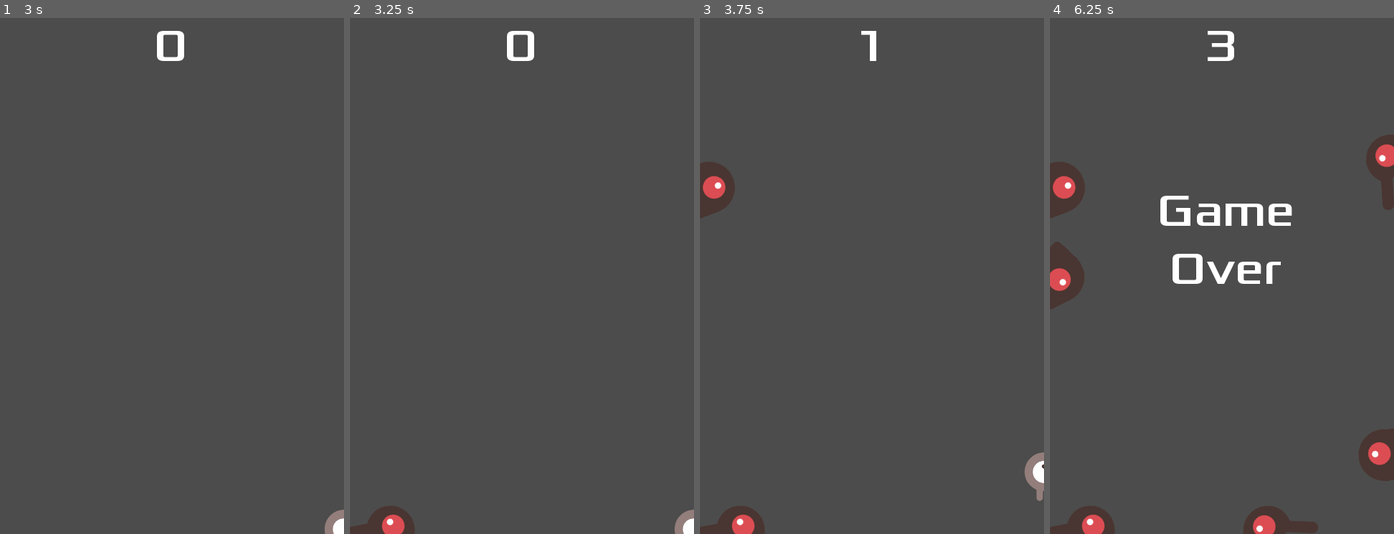
Above: before the commit, frames 1-4 (left to right).
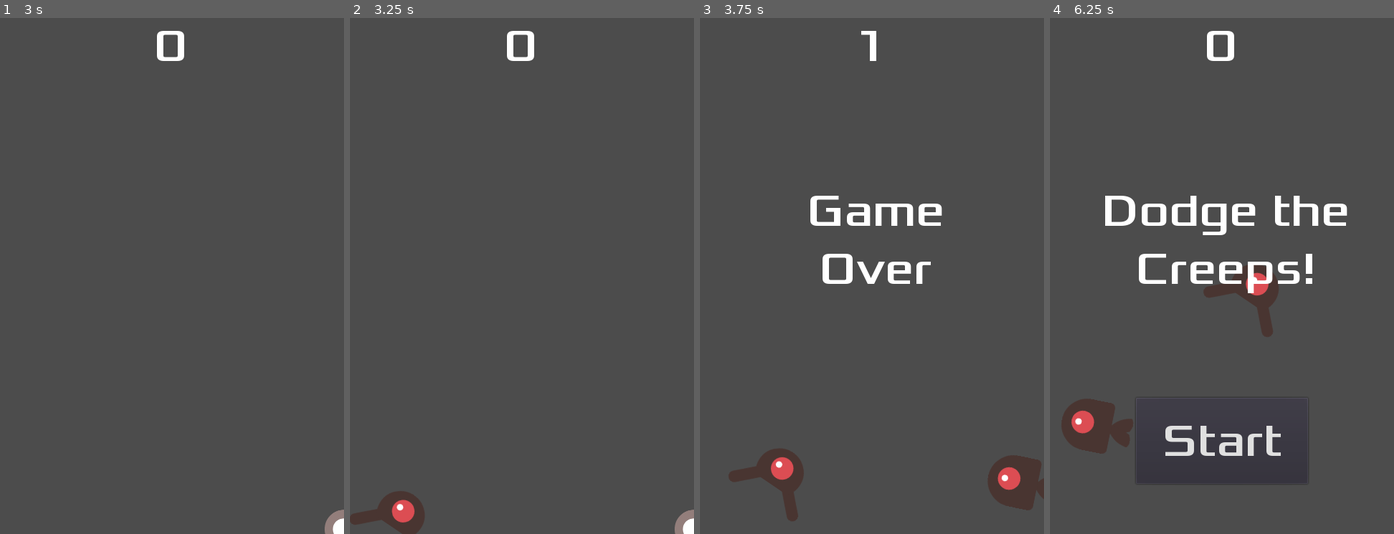
Above: after the commit, the same moments.

Repository: vhugo/learn-godot
Game: Godot game, scene res://main.tscn
Same seed, same stepped clock (60 frames per second), same inputs: the game is played once before the commit and once after it. The project has no main scene, so this scene is started directly.
Inputs (mouse positions are in pixels of both pictures, inside the frame that each line leads up to):
- Up to frame 1 (3 s): click "Start" at 0.5 s; tap Enter at 1.25 s; hold Right (ui_right) 1.28-2.03 s; hold Down (ui_down) 2.03-2.78 s; hold Right (ui_right) from 2.78 s (still down)
- Up to frame 2 (3.25 s): keep holding Right (ui_right)
- Up to frame 3 (3.75 s): release Right (ui_right) at 3.53 s; hold Up (ui_up) from 3.53 s (still down)
- Up to frame 4 (6.25 s): release Up (ui_up) at 4.28 s; hold Left (ui_left) 4.28-5 s; click (1222, 441) at 5 s, where only the run after the commit has a clickable "Start"; hold Left (ui_left) from 5.78 s (still down)

Frame 1 is identical in both runs. In frame 2, 1.0% of the frame differs, in the area x 0-22%, y 91-100%; in frame 3, 5.8%; in frame 4, 11%, in the area x 0-100%, y 2-100%.
Error before the commit: Invalid type in function 'randf_range' in base 'RandomNumberGenerator'. Cannot convert argument 1 from Nil to float. (res://main.gd:49)

Commit message:
Add mob min and max speed

Diff:
--- a/03_first_game/mob.tscn
+++ b/03_first_game/mob.tscn
@@ -33,7 +33,7 @@
 radius = 10.0
 height = 20.0
 
-[node name="Mob" type="RigidBody2D"]
+[node name="Mob" type="RigidBody2D" index="0"]
 
 input_pickable = false
 collision_layer = 1
@@ -55,8 +55,8 @@
 angular_damp = -1.0
 script = ExtResource( 1 )
 _sections_unfolded = [ "Collision" ]
-MIN_SPEED = null
-MAX_SPEED = null
+MIN_SPEED = 150
+MAX_SPEED = 250
 
 [node name="AnimatedSprite" type="AnimatedSprite" parent="." index="0"]
 
